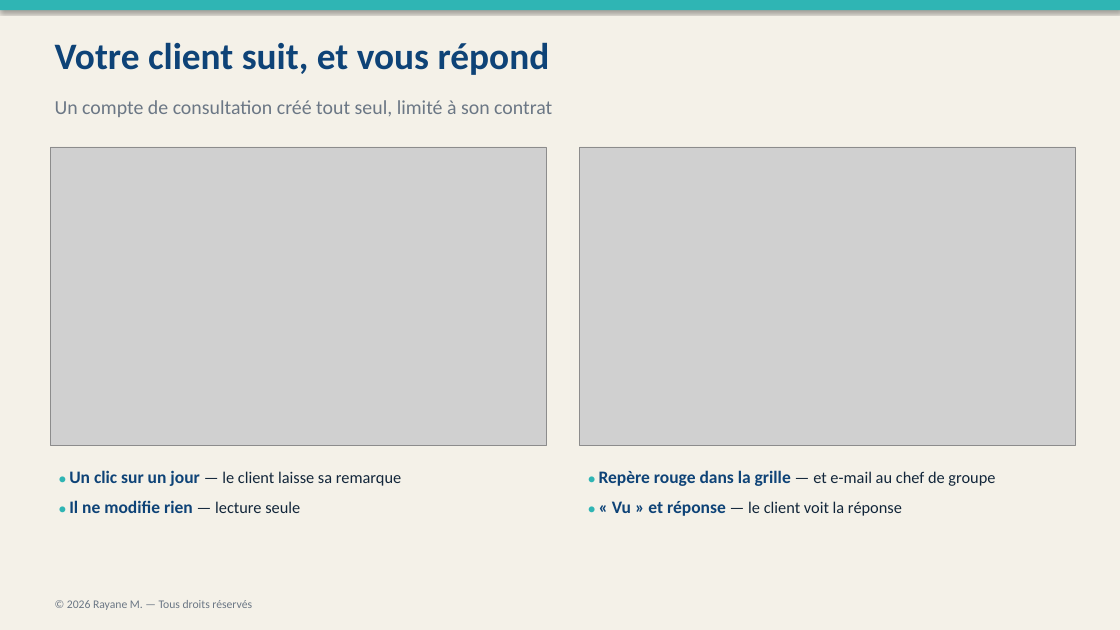
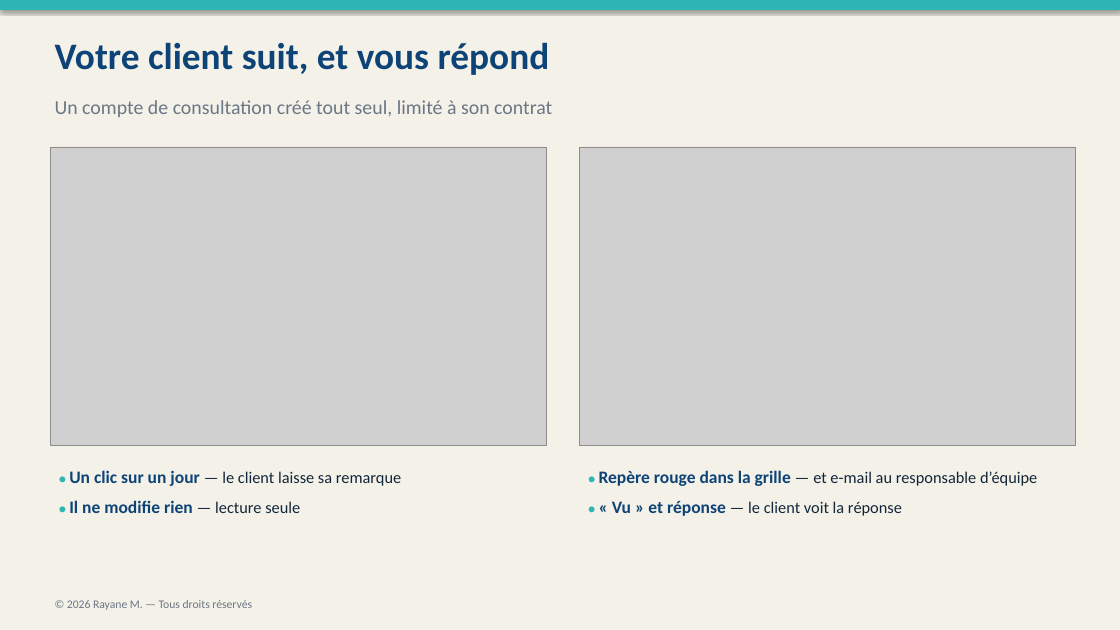
Before and after one commit to rayanem-dev/pointage-app, a slide deck: slide 13 of Kit-Sijil/Sijil-Presentation.pptx. Drawn at 1120x630 pixels with LibreOffice and Linux fonts; fonts in the diff are those of the drawing; grey boxes stand for pictures. Boxes give left, top, right and bottom in pixels: in the first picture for what was removed or moved away, otherwise in the second. Text is boxed around its words. In the diff, an @@ line names an element or a change of style, - is before the commit and + after.

```diff
--- a/Kit-Sijil/Sijil-Presentation.pptx
+++ b/Kit-Sijil/Sijil-Presentation.pptx
@@ text at (599,470,1037,486): text changed; size 15 to 14 pt; text colour #0E4377 to #12263A @@
-● Repère rouge dans la grille — et e-mail au chef de groupe
+● Repère rouge dans la grille — et e-mail au responsable d’équipe
```
Also in this commit, not shown: 4 other slides changed, 34 other files.
